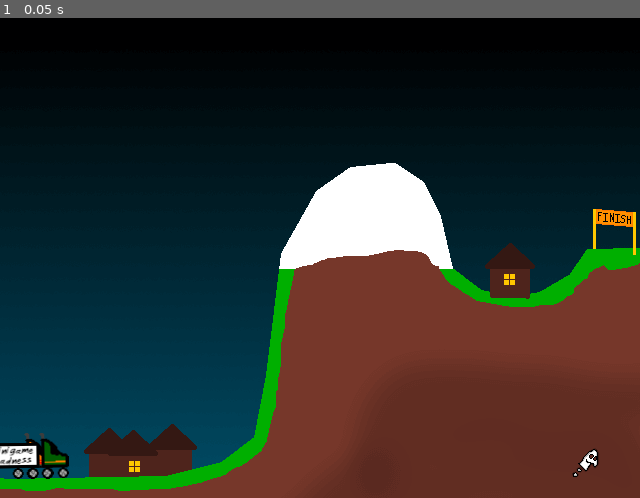
Above: before the commit, frame 1.
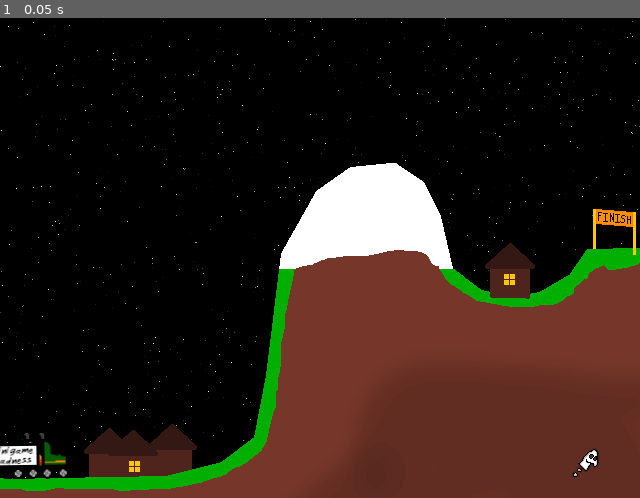
Above: after the commit, the same moment.

Repository: swashdev/minigame-madness
Game: Godot game, scene res://mini/big_rigs/big_rig_minigame.tscn
Two runs of this game, one before a commit and one after it. Both use one fixed random seed, a clock stepped at 60 frames per second and the inputs below. This scene is started directly instead of the project's main scene.
Inputs:
- Up to frame 1 (0.05 s): no input

The runs differ from the first frame. In frame 1, 36% of the frame differs, in the area x 0-100%, y 0-97%.

Commit message:
[BIGRIGS] replace the sky.
The background in the "Race that Rig!" minigame no longer uses that ugly
dark blue gradient.  Instead, it will randomly choose between a night
sky or the standard daytime sky.

Diff:
--- a/mini/big_rigs/big_rig_minigame.tscn
+++ b/mini/big_rigs/big_rig_minigame.tscn
@@ -22,9 +22,6 @@
 margin_right = 40.0
 margin_bottom = 40.0
 texture = ExtResource( 5 )
-__meta__ = {
-"_edit_use_anchors_": false
-}
 
 [node name="RigPath" type="Path2D" parent="."]
 curve = SubResource( 1 )
@@ -78,4 +75,5 @@
 custom_fonts/font = ExtResource( 8 )
 text = "You're Winner!"
 uppercase = true
+
 [connection signal="finished" from="RigPath/Rig1" to="." method="_on_Rig1_finished"]
--- a/mini/big_rigs/scripts/big_rig_minigame.gd
+++ b/mini/big_rigs/scripts/big_rig_minigame.gd
@@ -1,5 +1,20 @@
 extends Minigame
 # A script for the "Race that Rig!" minigame.
+
+
+onready var _day_sky = load("res://shared/scenes/scenery/sky.tscn")
+onready var _night_sky = load("res://shared/scenes/scenery/night_sky.tscn")
+
+
+func _ready():
+	var sky: Control
+	# Randomly choose between a daytime sky or a nighttime sky.
+	if randi() & 1:
+		sky = _day_sky.instance()
+	else:
+		sky = _night_sky.instance()
+	sky.show_behind_parent = true
+	add_child(sky)
 
 
 # Mainloop for the minigame.  Moves the second player rig.
Binary file changed: mini/big_rigs/images/backgrounds/bg.png
Not shown, changed: CHANGELOG.md
